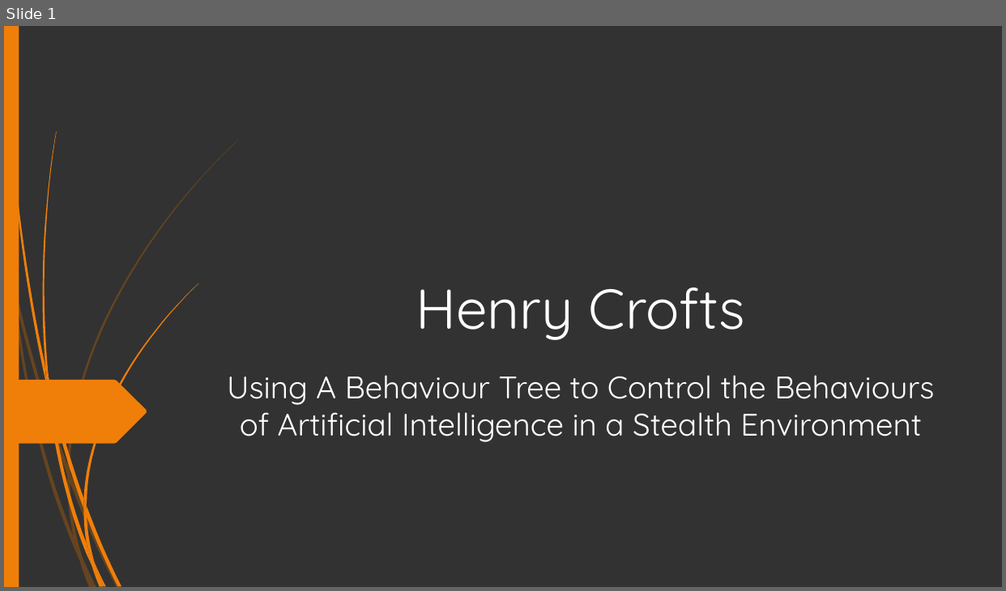
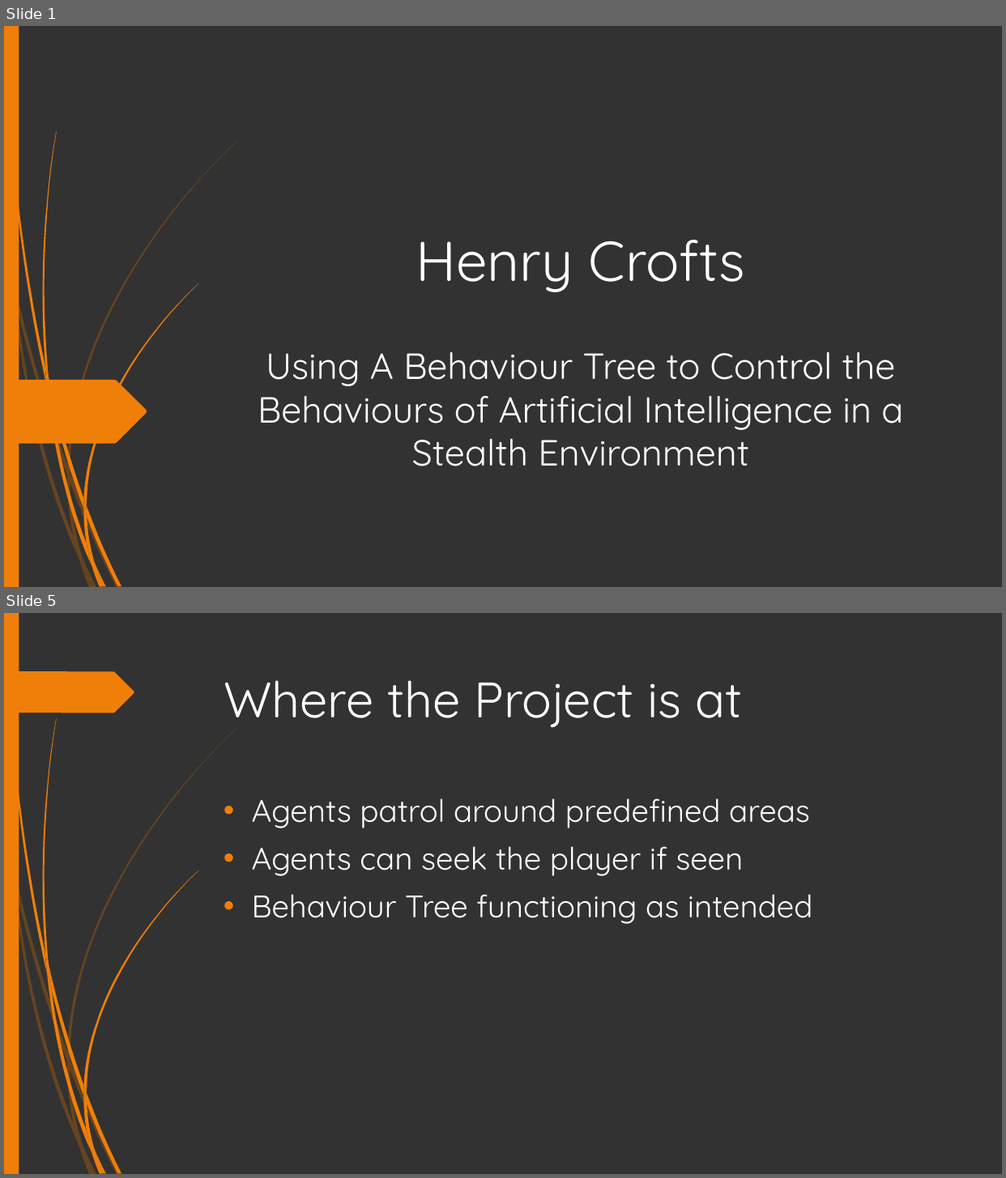
Before and after one commit to HenryWilliam95/AI_FINAL_PROJECT, a slide deck: Documents/Presentation-1.pptx. Shown one above the other, each under a label of ours: slide 1 before the commit, slides 1 and 5 after it; the slides between them are not shown. The pictures are 1006x591 and 1006x1178 pixels, drawn with LibreOffice and Linux fonts; fonts in the diff are those of the drawing. Boxes give left, top, right and bottom in pixels: in the first picture for what was removed or moved away, otherwise in the second. Text is boxed around its words. In the diff, an @@ line names an element or a change of style, - is before the commit and + after.

```diff
--- a/Documents/Presentation-1.pptx
+++ b/Documents/Presentation-1.pptx
@@ slide 5 added at (4, 613, 1002, 1174), background #323232; not listed: 23 template elements that a slide beside it also shows @@
@@ freeform shape added at (4, 671, 134, 713), fill #F07F09 @@
@@ title added at (224, 680, 742, 727), 48 pt, text #FFFFFF @@
+Where the Project is at
@@ text added at (252, 798, 813, 924), 30 pt, text #FFFFFF @@
+• Agents patrol around predefined areas
+• Agents can seek the player if seen
+• Behaviour Tree functioning as intended
@@ slide 1 changed as well @@
@@ title "Henry Crofts": place and size @@
-title "Henry Crofts" at (415, 288, 746, 340)
+title "Henry Crofts" at (415, 240, 746, 292)
@@ subtitle "Using A Behaviour Tree to ...": place and size @@
-subtitle "Using A Behaviour Tree to ..." at (227, 375, 934, 442)
+subtitle "Using A Behaviour Tree to ..." at (258, 352, 903, 467)
@@ subtitle "Using A Behaviour Tree to ..." at (258, 352, 903, 467): size 30 to 35 pt @@
```
Also in this commit, not shown: 2 other slides changed, 5 other slides added, 2 slides removed.
